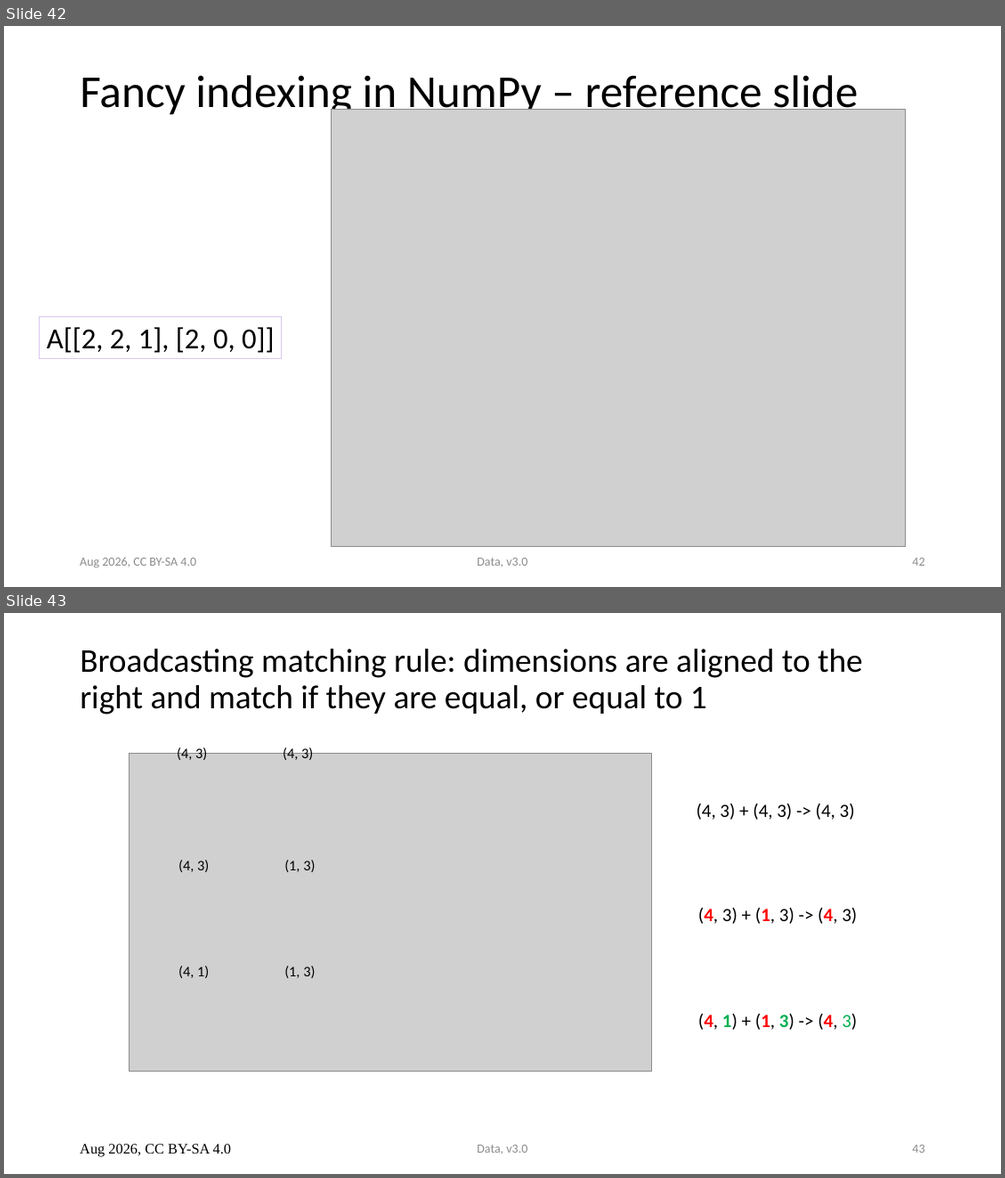
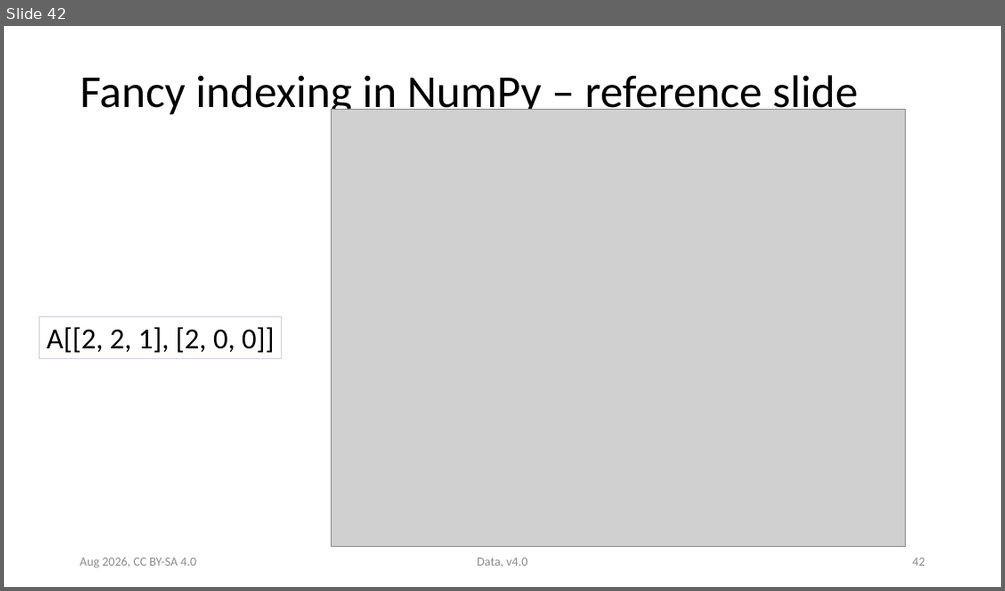
Before and after one commit to ASPP/data_class, a slide deck: numpy.pptx. Shown one above the other, each under a label of ours: slides 42 and 43 before the commit, slide 42 after it. The pictures are 1005x1178 and 1005x591 pixels, drawn with LibreOffice and Linux fonts; fonts in the diff are those of the drawing; grey boxes stand for pictures. Boxes give left, top, right and bottom in pixels: in the first picture for what was removed or moved away, otherwise in the second. Text is boxed around its words. In the diff, an @@ line names an element or a change of style, - is before the commit and + after.

```diff
--- a/numpy.pptx
+++ b/numpy.pptx
@@ slide 43 removed at [4, 613, 1001, 1174], background #FFFFFF @@
@@ title removed at [80, 649, 863, 714] @@
-Broadcasting matching rule: dimensions are aligned to the right and match if they are equal, or equal to 1
@@ picture removed at [129, 754, 652, 1071] @@
@@ text removed at [177, 747, 207, 760] @@
-(4, 3)
@@ text removed at [283, 747, 313, 760] @@
-(4, 3)
@@ text removed at [696, 803, 855, 819] @@
-(4, 3) + (4, 3) -> (4, 3)
@@ text removed at [178, 860, 209, 872] @@
-(4, 3)
@@ text removed at [284, 860, 315, 872] @@
-(1, 3)
@@ text removed at [698, 908, 857, 924] @@
-(4, 3) + (1, 3) -> (4, 3)
@@ text removed at [178, 965, 209, 978] @@
-(4, 1)
@@ text removed at [284, 965, 315, 978] @@
-(1, 3)
@@ text removed at [698, 1013, 857, 1030] @@
-(4, 1) + (1, 3) -> (4, 3)
@@ text removed at [80, 1143, 231, 1157] @@
-Aug 2026, CC BY-SA 4.0
@@ text removed at [477, 1144, 527, 1153] @@
-Data, v3.0
@@ page number removed at [912, 1144, 924, 1152] @@
-43
@@ slide 42 changed as well @@
@@ text at [477, 557, 527, 566]: text changed @@
-Data, v3.0
+Data, v4.0
```
Also in this commit, not shown: 41 other slides changed, 3 slides added.
